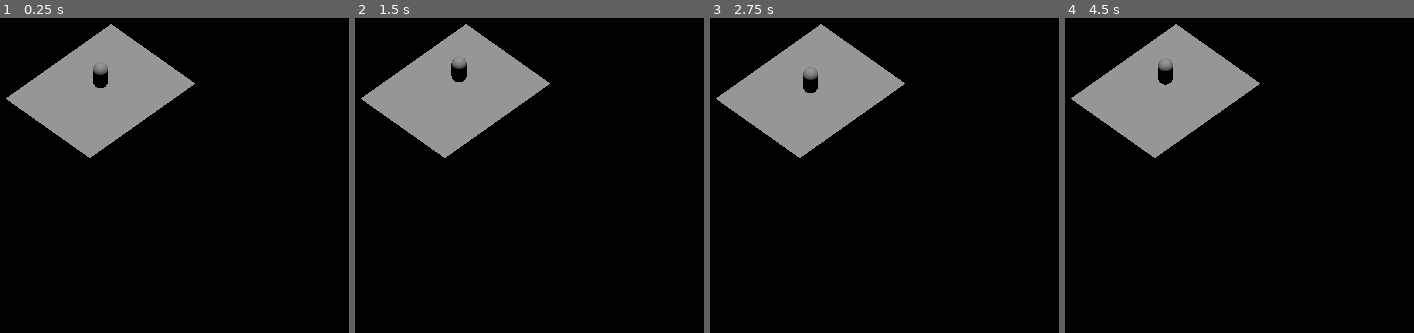
Above: before the commit, frames 1-4 (left to right).
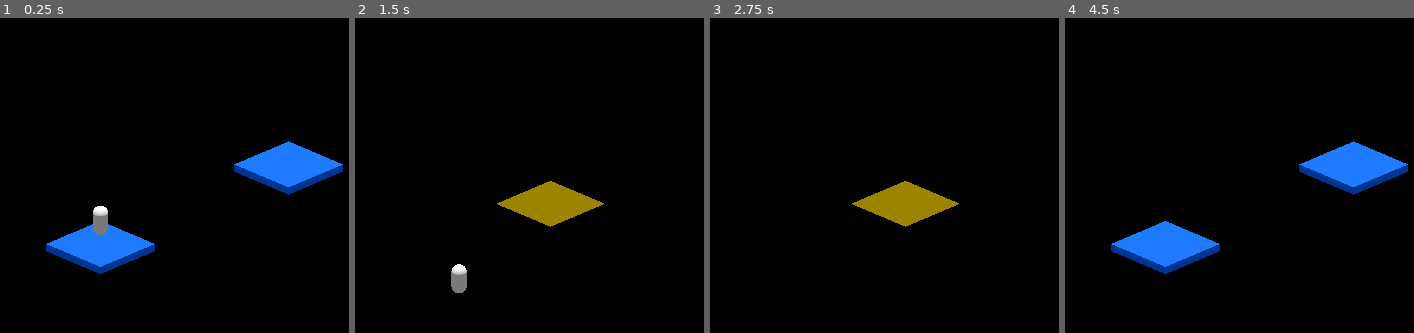
Above: after the commit, the same moments.

Repository: xelphyr/khrome
Game: Godot game, scene res://scenes/game.tscn
Same seed, same stepped clock (60 frames per second), same inputs: the game is played once before the commit and once after it.
Inputs:
- Up to frame 1 (0.25 s): no input
- Up to frame 2 (1.5 s): tap Enter at 0.5 s; tap E (switch, bound only after the commit) at 0.6 s; tap Space (jump) at 0.77, 1.25 s; tap W (move_x+) at 1.35 s
- Up to frame 3 (2.75 s): tap Space (jump) at 1.52 s; tap E (switch, bound only after the commit) at 1.55, 2.3 s; tap S (move_x-) at 2.1 s
- Up to frame 4 (4.5 s): tap Enter at 2.75 s; tap A (move_z+) at 2.85 s; tap Space (jump) at 3.02, 3.77, 4.25 s; tap E (switch, bound only after the commit) at 3.05, 3.8, 4.35 s; tap D (move_z-) at 3.6 s

The runs differ from the first frame. In frame 1, 17% of the frame differs, in the area x 1-99%, y 1-82%; in frame 2, 14%; in frame 3, 14%; in frame 4, 17%.

Commit message:
added blue and gold materials, built the main game mechanic (along with event bus and game manager).

Diff:
--- /dev/null
+++ b/assets/mats/blue.tres
@@ -0,0 +1,4 @@
+[gd_resource type="StandardMaterial3D" format=3 uid="uid://cmrwctgeui3pa"]
+
+[resource]
+albedo_color = Color(0, 0.23921569, 0.64705884, 1)
--- /dev/null
+++ b/assets/mats/gold.tres
@@ -0,0 +1,9 @@
+[gd_resource type="StandardMaterial3D" format=3 uid="uid://crvbc7qsl8ctq"]
+
+[resource]
+albedo_color = Color(1, 0.84313726, 0, 1)
+metallic = 1.0
+metallic_specular = 1.0
+clearcoat_enabled = true
+clearcoat = 0.73
+clearcoat_roughness = 0.35
--- a/project.godot
+++ b/project.godot
@@ -14,6 +14,11 @@
 run/main_scene="uid://bynl54fhlontd"
 config/features=PackedStringArray("4.5", "GL Compatibility")
 config/icon="res://icon.svg"
+
+[autoload]
+
+EventBus="*res://scripts/event_bus.gd"
+GameManager="*res://scripts/game_manager.gd"
 
 [dotnet]
 
@@ -50,6 +55,11 @@
 "events": [Object(InputEventKey,"resource_local_to_scene":false,"resource_name":"","device":-1,"window_id":0,"alt_press …(191 unchanged characters)…
 ]
 }
+switch={
+"deadzone": 0.2,
+"events": [Object(InputEventKey,"resource_local_to_scene":false,"resource_name":"","device":-1,"window_id":0,"alt_pressed":false,"shift_pressed":false,"ctrl_pressed":false,"meta_pressed":false,"pressed":false,"keycode":0,"physical_keycode":69,"key_label":0,"unicode":101,"location":0,"echo":false,"script":null)
+]
+}
 
 [rendering]
 
--- /dev/null
+++ b/scenes/camera.tscn
@@ -0,0 +1,14 @@
+[gd_scene load_steps=2 format=3 uid="uid://butyikmac32bn"]
+
+[sub_resource type="Environment" id="Environment_yqjtg"]
+background_mode = 1
+ambient_light_source = 2
+ambient_light_color = Color(1, 1, 1, 1)
+ambient_light_energy = 0.75
+
+[node name="Camera3D" type="Camera3D"]
+transform = Transform3D(0.7071067, -0.29883623, 0.6408563, 0, 0.90630776, 0.42261827, -0.7071067, -0.29883623, 0.6408563, 0, 0, 0)
+cull_mask = 1047555
+environment = SubResource("Environment_yqjtg")
+projection = 1
+size = 29.155
--- a/scenes/game.tscn
+++ b/scenes/game.tscn
@@ -1,25 +1,30 @@
-[gd_scene load_steps=4 format=3 uid="uid://bynl54fhlontd"]
+[gd_scene load_steps=6 format=3 uid="uid://bynl54fhlontd"]
 
 [ext_resource type="PackedScene" uid="uid://cyuro6ku8uypl" path="res://scenes/player.tscn" id="1_yqjtg"]
-[ext_resource type="PackedScene" uid="uid://d2jig0u58ncbr" path="res://scenes/obstacles/platform.tscn" id="2_lnu2h"]
-
-[sub_resource type="Environment" id="Environment_yqjtg"]
-background_mode = 1
+[ext_resource type="PackedScene" uid="uid://d2jig0u58ncbr" path="res://scenes/obstacles/platform_blue.tscn" id="2_lnu2h"]
+[ext_resource type="PackedScene" uid="uid://butyikmac32bn" path="res://scenes/camera.tscn" id="3_iywne"]
+[ext_resource type="PackedScene" uid="uid://21qdq5puygj" path="res://scenes/obstacles/platform_gold.tscn" id="3_lnu2h"]
+[ext_resource type="Script" uid="uid://bqg1phvs0djqm" path="res://scripts/camera.gd" id="4_p57ef"]
 
 [node name="Node3D" type="Node3D"]
 
 [node name="Player" parent="." instance=ExtResource("1_yqjtg")]
 
-[node name="Platform" parent="." instance=ExtResource("2_lnu2h")]
-transform = Transform3D(7.7382174, 0, 0, 0, 1, 0, 0, 0, 9.694738, 0, -2.2451253, 0)
+[node name="PlatformBlue" parent="." instance=ExtResource("2_lnu2h")]
+transform = Transform3D(5, 0, 0, 0, 0.516, 0, 0, 0, 5, 0, -2.2451253, 0)
 
-[node name="Camera3D" type="Camera3D" parent="."]
-transform = Transform3D(0.7071067, -0.49999997, 0.49999994, 0, 0.70710677, 0.7071067, -0.7071067, -0.49999997, 0.49999994, 50, 66.911, 50)
-environment = SubResource("Environment_yqjtg")
-projection = 1
-size = 29.155
+[node name="PlatformBlue2" parent="." instance=ExtResource("2_lnu2h")]
+transform = Transform3D(5, 0, 0, 0, 0.516, 0, 0, 0, 5, 0, -2.245, -17.276)
 
-[node name="OmniLight3D" type="OmniLight3D" parent="."]
-transform = Transform3D(1, 0, 0, 0, 1, 0, 0, 0, 1, 0, 156.8921, 0)
-omni_range = 4096.0
-omni_attenuation = 0.0
+[node name="Camera3D" parent="." instance=ExtResource("3_iywne")]
+transform = Transform3D(0.7071067, -0.2988362, 0.64085627, 0, 0.9063077, 0.42261824, -0.7071067, -0.2988362, 0.64085627, 50, 40.333, 50)
+cull_mask = 1047553
+script = ExtResource("4_p57ef")
+
+[node name="Sun" type="DirectionalLight3D" parent="."]
+transform = Transform3D(1, 0, 0, 0, -4.371139e-08, 1, 0, -1, -4.371139e-08, 0, 156.8921, 0)
+layers = 3
+shadow_enabled = true
+
+[node name="PlatformGold" parent="." instance=ExtResource("3_lnu2h")]
+transform = Transform3D(5, 0, 0, 0, 0.516, 0, 0, 0, 5, 0, -2.245, -8.727)
--- a/scenes/obstacles/platform.tscn
+++ b/scenes/obstacles/platform_blue.tscn
@@ -1,13 +1,16 @@
-[gd_scene load_steps=3 format=3 uid="uid://d2jig0u58ncbr"]
+[gd_scene load_steps=4 format=3 uid="uid://d2jig0u58ncbr"]
+
+[ext_resource type="Material" uid="uid://cmrwctgeui3pa" path="res://assets/mats/blue.tres" id="1_0nxn6"]
 
 [sub_resource type="BoxShape3D" id="BoxShape3D_3jiev"]
 
 [sub_resource type="BoxMesh" id="BoxMesh_kejii"]
 
-[node name="Platform" type="StaticBody3D"]
+[node name="PlatformBlue" type="StaticBody3D"]
 
 [node name="CollisionShape3D" type="CollisionShape3D" parent="."]
 shape = SubResource("BoxShape3D_3jiev")
 
 [node name="MeshInstance3D" type="MeshInstance3D" parent="."]
 mesh = SubResource("BoxMesh_kejii")
+surface_material_override/0 = ExtResource("1_0nxn6")
--- /dev/null
+++ b/scenes/obstacles/platform_gold.tscn
@@ -0,0 +1,19 @@
+[gd_scene load_steps=4 format=3 uid="uid://21qdq5puygj"]
+
+[ext_resource type="Material" uid="uid://crvbc7qsl8ctq" path="res://assets/mats/gold.tres" id="1_j7nii"]
+
+[sub_resource type="BoxShape3D" id="BoxShape3D_3jiev"]
+
+[sub_resource type="BoxMesh" id="BoxMesh_kejii"]
+
+[node name="PlatformGold" type="StaticBody3D"]
+collision_layer = 2
+collision_mask = 2
+
+[node name="CollisionShape3D" type="CollisionShape3D" parent="."]
+shape = SubResource("BoxShape3D_3jiev")
+
+[node name="MeshInstance3D" type="MeshInstance3D" parent="."]
+layers = 2
+mesh = SubResource("BoxMesh_kejii")
+surface_material_override/0 = ExtResource("1_j7nii")
--- a/scenes/player.tscn
+++ b/scenes/player.tscn
@@ -1,6 +1,6 @@
 [gd_scene load_steps=4 format=3 uid="uid://cyuro6ku8uypl"]
 
-[ext_resource type="Script" uid="uid://b0dwucie42h84" path="res://scripts/player_movement.gd" id="1_3vyb7"]
+[ext_resource type="Script" uid="uid://cxygt2g124o34" path="res://scripts/player.gd" id="1_3vyb7"]
 
 [sub_resource type="CapsuleShape3D" id="CapsuleShape3D_u8vuu"]
 
@@ -13,4 +13,5 @@
 shape = SubResource("CapsuleShape3D_u8vuu")
 
 [node name="MeshInstance3D" type="MeshInstance3D" parent="."]
+layers = 3
 mesh = SubResource("CapsuleMesh_3vyb7")
--- /dev/null
+++ b/scripts/camera.gd
@@ -0,0 +1,10 @@
+extends Camera3D
+
+
+func _ready() -> void:
+	EventBus.switch_to.connect(change_mesh_filter)
+
+func change_mesh_filter(to: int) -> void:
+	print(to, "cam")
+	set_cull_mask_value(2, to==2)
+	set_cull_mask_value(1, to==1)
--- /dev/null
+++ b/scripts/event_bus.gd
@@ -0,0 +1,3 @@
+extends Node
+
+signal switch_to(state: int)
--- /dev/null
+++ b/scripts/game_manager.gd
@@ -0,0 +1,8 @@
+extends Node
+
+@export var curr_state : int = 1
+
+func _process(delta: float) -> void:
+    if Input.is_action_just_pressed("switch"):
+        curr_state = (curr_state)%2+1
+        EventBus.switch_to.emit(curr_state)
--- a/scripts/player_movement.gd
+++ b/scripts/player.gd
@@ -4,6 +4,15 @@
 const SPEED = 5.0
 const JUMP_VELOCITY = 4.5
 
+func _ready() -> void:
+	EventBus.switch_to.connect(change_collision_layer)
+
+func change_collision_layer(to: int) -> void:
+	print(to)
+	set_collision_layer_value(1, to==1)
+	set_collision_layer_value(2, to==2)
+	set_collision_mask_value(1, to==1)
+	set_collision_mask_value(2, to==2)
 
 func _physics_process(delta: float) -> void:
 	# Add the gravity.
Not shown, added: scripts/camera.gd.uid
Not shown, added: scripts/event_bus.gd.uid
Not shown, added: scripts/game_manager.gd.uid
Not shown, added: scripts/player.gd.uid
Not shown, removed: scripts/player_movement.gd.uid
